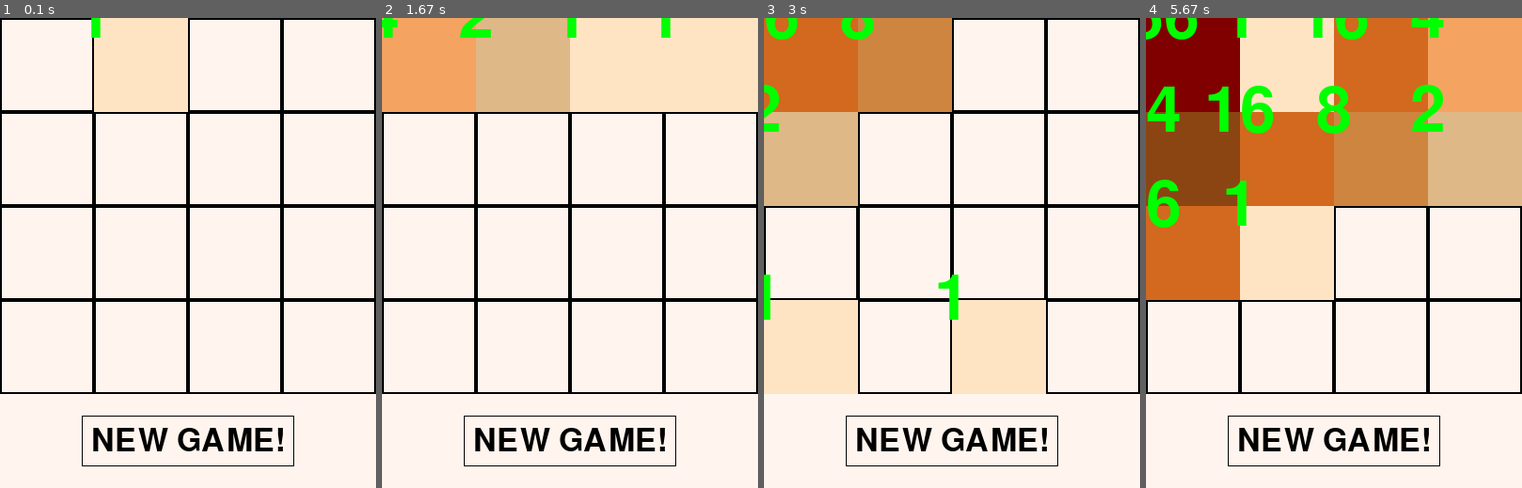
Above: before the commit, frames 1-4 (left to right).
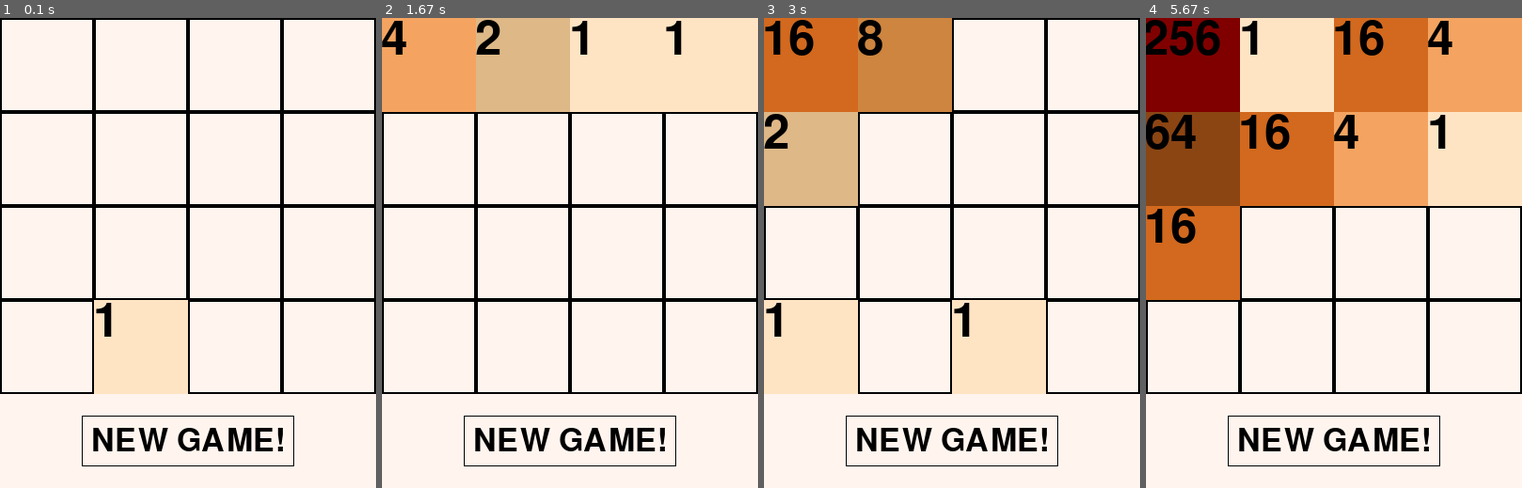
Above: after the commit, the same moments.

Repository: Good-piraT/pygame
Game: pygame game, started from main.py
The game is run twice, just before and just after one commit, with the same random seed, the same clock (stepped at 60 frames per second) and the same inputs.
Inputs:
- Up to frame 1 (0.1 s): no input
- Up to frame 2 (1.67 s): hold Right 0.33-0.8 s; hold Up 0.83-1.13 s; hold Right 1.17-1.63 s
- Up to frame 3 (3 s): hold Left 1.67-2.2 s; hold Down 2.23-2.53 s; hold Left 2.57-2.97 s
- Up to frame 4 (5.67 s): hold Up 3-3.37 s; hold Right 3.4-4.03 s; hold Down 4.07-4.43 s; hold Left 4.47-4.93 s; hold Right 4.97-5.43 s; hold Up from 5.47 s (still down)

The runs differ from the first frame. In frame 1, 10% of the frame differs, in the area x 24-50%, y 0-80%; in frame 2, 1.3%; in frame 3, 2.4%; in frame 4, 21%, in the area x 0-100%, y 0-60%.

Commit message:
first-run True, +text available

Diff:
--- a/main.py
+++ b/main.py
@@ -226,10 +226,10 @@
 def text(screen, number, coos):
   x = coos[0]
   y = coos[1]
-  font = pygame.font.Font(None, 100)
-  text = font.render(str(number), True, 'green')
-  text_x = x - text.get_width() // 2
-  text_y = y - text.get_height() // 2
+  font = pygame.font.Font(None, 75)
+  text = font.render(str(number), True, 'black')
+  text_x = x - text.get_width() // 20
+  text_y = y - text.get_height() // 20
   screen.blit(text, (text_x, text_y))
 
 
@@ -270,7 +270,7 @@
 board.set_view(0, 0, 100)
 b_color = pygame.Color(255, 245, 238)
 running = True
-board.ones()
+board.ones(True)
 while running:
   for event in pygame.event.get():
     if event.type == pygame.QUIT:
